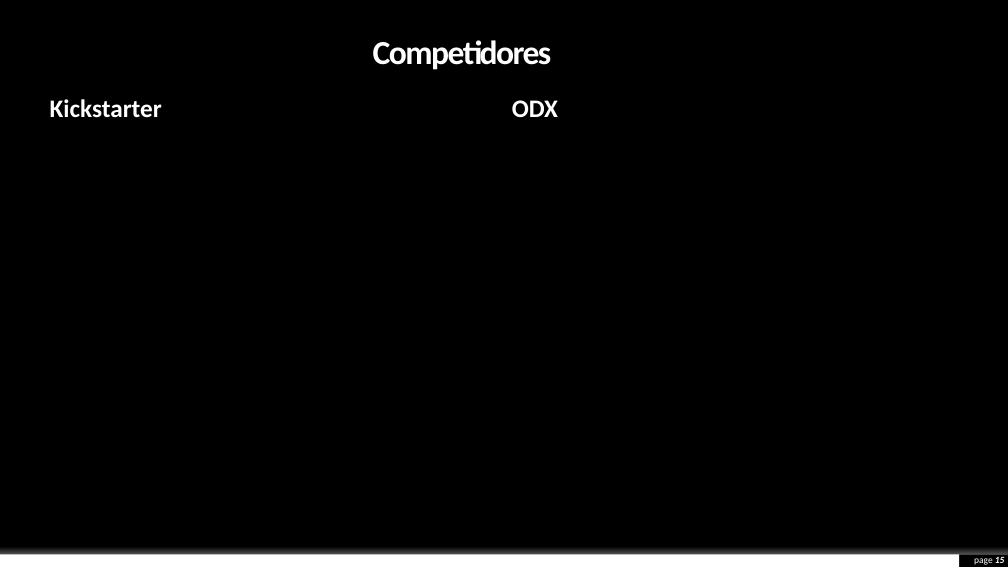
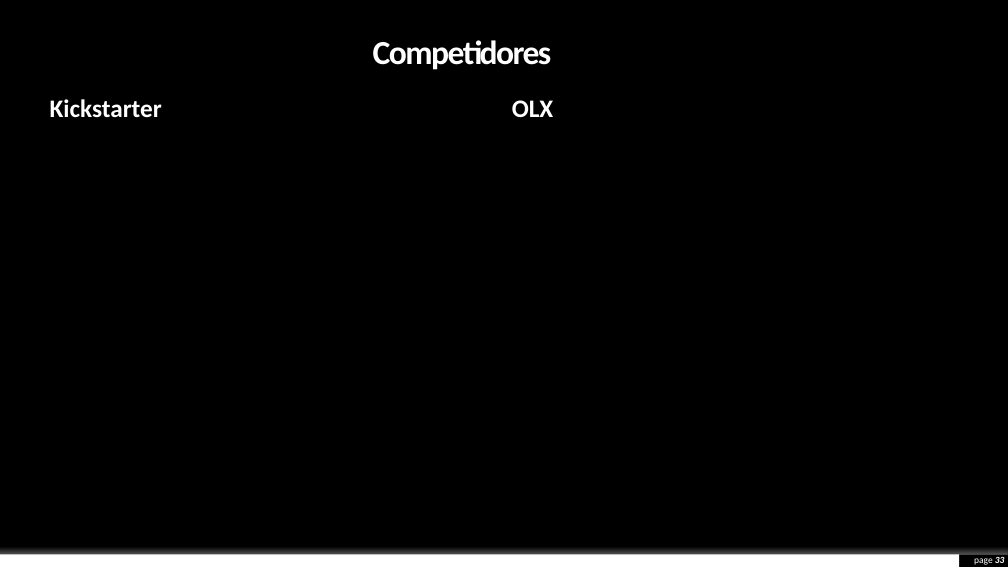
Before and after one commit to KevinHern/ingsoft, a slide deck: slide 33 of Docs/Presentacion_Final/final.pptx (slide 15 before the commit). Drawn at 1008x567 pixels with LibreOffice and Linux fonts; fonts in the diff are those of the drawing; background and template pictures are left out. Boxes give left, top, right and bottom in pixels: in the first picture for what was removed or moved away, otherwise in the second. Text is boxed around its words. In the diff, an @@ line names an element or a change of style, - is before the commit and + after.

```diff
--- a/Docs/Presentacion_Final/final.pptx
+++ b/Docs/Presentacion_Final/final.pptx
@@ text at [512, 100, 554, 117]: text changed @@
-ODX
+OLX
@@ page number at [974, 557, 1005, 565]: text changed @@
-page 15
+page 33
```
Also in this commit, not shown: 8 other slides changed, 20 slides added, 2 slides removed.
